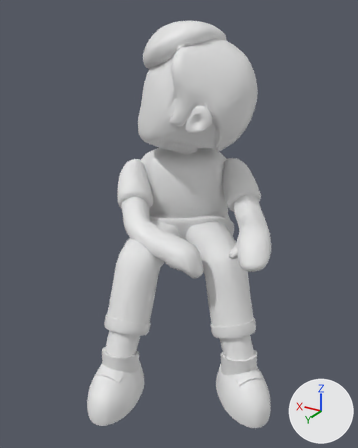
The glTF model src/assets/models/avatar.glb: old version first, new version second.
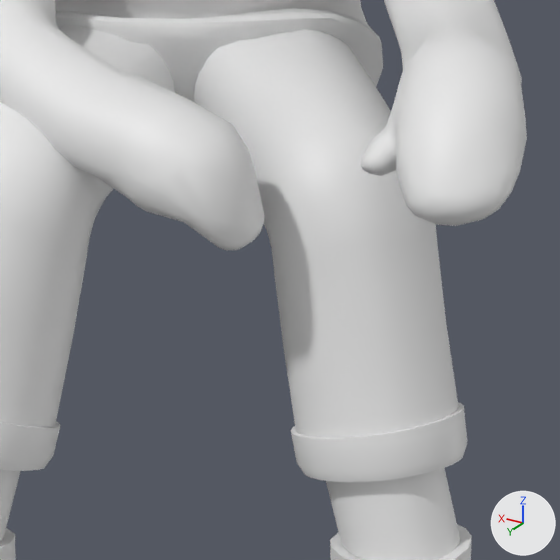
Each version is shown whole from a camera (50 mm lens) standing at (-2.14, 4.54, 3.61) and looking at (0.2, 0.63, 1.66), then close up on the part from 38% to 78% of the width and 48% to 80% of the height. Arrows for +X, +Y and +Z are at lower right; the lights stay in place. The last two pictures show the newer version. Both versions are drawn at frame 35 of the action 'wave'; the numbers are the values there. Vertices at exactly the same position are counted once.

Objects in the first close-up: 'black', 'gray', 'skin', 'white'.
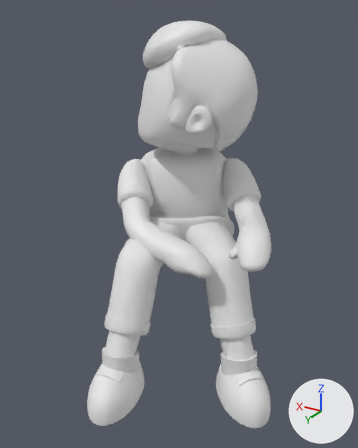
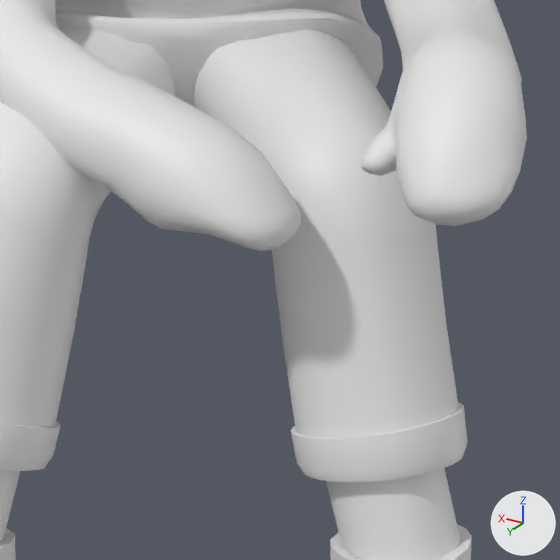
What the commit changed:
me_arm_right_002_roundcube_005mesh_001 has 796 vertices, 1362 faces and spans x -0.22..1.44, y 0.3..2.19, z -0.78..0.91.
me_arm_right_002_roundcube_005mesh_001 is used by ob_skin; location (0.0, 0.0, 0.0); rotation (1.571, 0.0, 1.571), in degrees (90, 0, 90); scale (1.04, 1.04, 1.04).
me_arm_right_002_roundcube_005mesh_001 part 1: 142 of 796 vertices moved; they spanned x 0.62..0.99, y 1.2..1.54, z -0.17..0.28 and now span x 0.61..0.98, y 1.23..1.52, z -0.27..0.28; mean shift (0.0, -0.01, -0.06); largest move (0.76, 1.21, -0.12) -> (0.78, 1.25, -0.25).

What differs and where, as boxes [x1, y1, x2, y2] in the close-ups (560 x 560 px; the box of a moved part takes in the faces that stretch with it):
part 1 of me_arm_right_002_roundcube_005mesh_001, moved or reshaped: before [51, 77, 265, 251]; after [51, 78, 301, 251]
